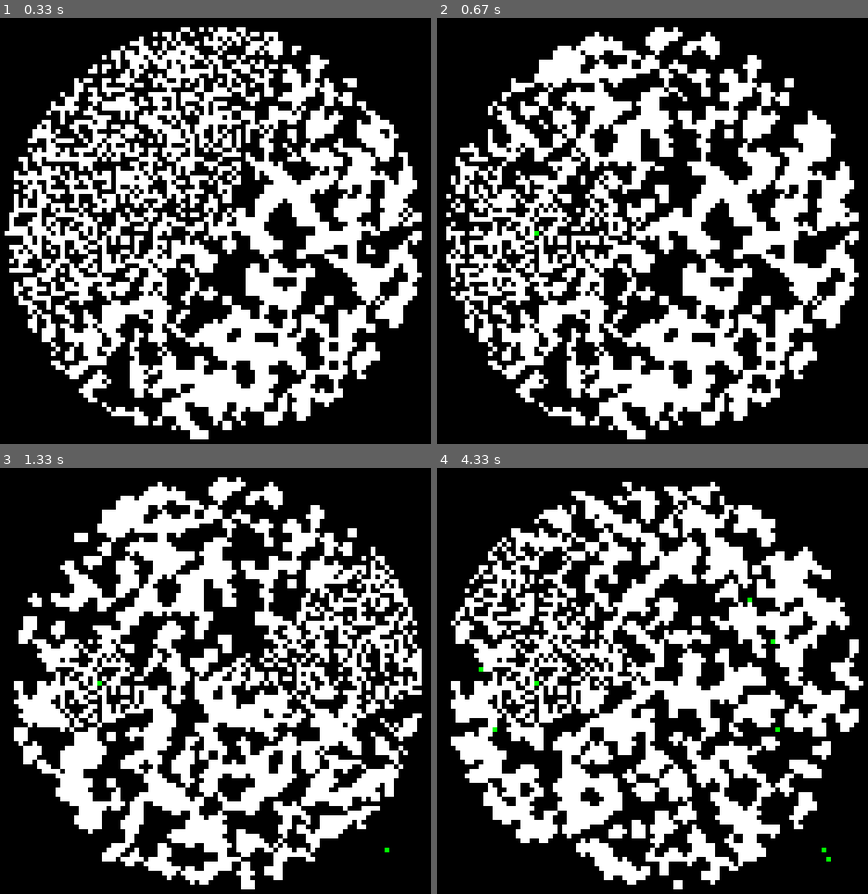
Above: before the commit, frames 1-4 (two rows, left to right).
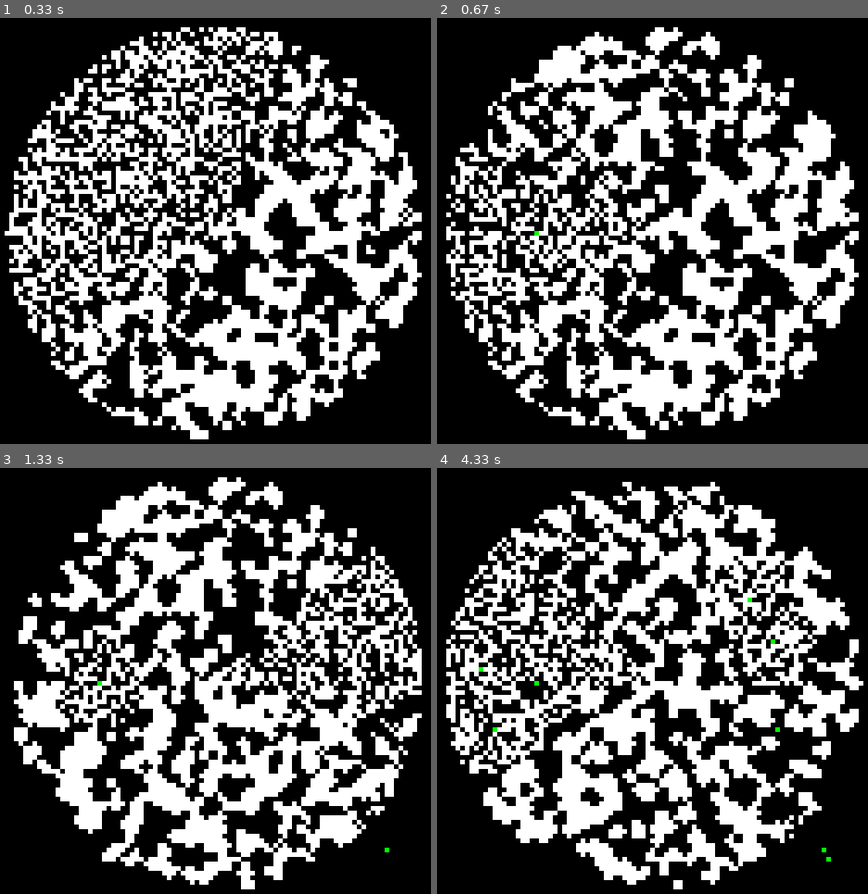
Above: after the commit, the same moments.

Repository: jbachurski/tenebris
Game: pygame game, started from demos/campfire.py
Same seed, same stepped clock (60 frames per second), same inputs: the game is played once before the commit and once after it.
Inputs (mouse positions are in pixels of both pictures, inside the frame that each line leads up to):
- Up to frame 1 (0.33 s): no input
- Up to frame 2 (0.67 s): press the mouse at (652, 260) at 0.37 s; move the mouse to (596, 248) at 0.47 s; release the mouse at (536, 235) at 0.6 s
- Up to frame 3 (1.33 s): press the mouse at (215, 710) at 0.7 s; move the mouse to (301, 778) at 0.8 s; release the mouse at (387, 847) at 0.93 s; press the mouse at (215, 710) at 1.1 s; move the mouse to (129, 689) at 1.2 s; move the mouse to (43, 668) at 1.3 s
- Up to frame 4 (4.33 s): release the mouse at (480, 668) at 1.33 s; press the mouse at (652, 710) at 1.5 s; move the mouse to (738, 783) at 1.6 s; release the mouse at (829, 859) at 1.73 s; press the mouse at (652, 710) at 1.9 s; move the mouse to (712, 676) at 2 s; release the mouse at (773, 638) at 2.13 s; press the mouse at (652, 710) at 2.3 s; move the mouse to (574, 719) at 2.4 s; release the mouse at (497, 727) at 2.53 s; click (751, 595) at 2.83 s; move the mouse to (755, 565) at 3.2 s; click (755, 565) at 3.33 s; click (544, 595) at 3.63 s; move the mouse to (777, 732) at 3.93 s; click (777, 732) at 4.07 s

Frame 1 is identical in both runs. In frame 2, 1.7% of the frame differs, in the area x 12-34%, y 40-61%; in frame 3, 2.2%; in frame 4, 8.3%, in the area x 2-92%, y 17-89%.

Commit message:
Add simple observer

Diff:
--- a/demos/campfire.py
+++ b/demos/campfire.py
@@ -17,8 +17,10 @@
             return (0, 255, 0)
         return res
 
-    def should_force_update(self, i, j):
-        return super().should_force_update(i, j) or ((i, j) in self.sim.past_campfires)
+    def step(self):
+        super().step()
+        for i, j in self.sim.campfires:
+            self.update_cell(i, j)
 
 
 class RadarSimulatorWithCampfires(RadarSimulator):
@@ -42,12 +44,11 @@
     def remove_campfire(self, i, j):
         self.campfires.remove((i, j))
 
-    def calc(self, i, j):
-        res = super().calc(i, j)
-        for ci, cj in self.campfires:
-            if self.norm(i - ci, j - cj) < self.campfire_radius:
-                return self.grid[i][j]
-        return res
+    def protected(self, i, j):
+        return any(
+            self.norm(i - ci, j - cj) < self.campfire_radius
+            for ci, cj in self.campfires
+        )
 
 
 if __name__ == "__main__":
--- /dev/null
+++ b/demos/observer.py
@@ -0,0 +1,70 @@
+import pygame
+from campfire import PygameFrontendWithCampfires, RadarSimulatorWithCampfires
+
+
+class ObserverFrontend(PygameFrontendWithCampfires):
+    def get_colour(self, i, j):
+        if (i, j) == self.sim.ci:
+            return (255, 0, 0)
+        return super().get_colour(i, j)
+
+    def step(self):
+        super().step()
+        self.move()
+
+    def move(self):
+        pressed = pygame.key.get_pressed()
+        i, j = self.sim.ci
+        if pressed[pygame.K_UP]:
+            self.sim.ci = (i - 1, j)
+        if pressed[pygame.K_DOWN]:
+            self.sim.ci = (i + 1, j)
+        if pressed[pygame.K_LEFT]:
+            self.sim.ci = (i, j - 1)
+        if pressed[pygame.K_RIGHT]:
+            self.sim.ci = (i, j + 1)
+        if pressed[pygame.K_RETURN]:
+            self.sim.toggle_campfire(*self.sim.ci)
+        self.update_cell(i, j)
+        self.update_cell(*self.sim.ci)
+
+
+class ObserverSimulator(RadarSimulatorWithCampfires):
+    def __init__(self, *args, innerrad=10, outerrad=15, outestrad=18, **kwargs):
+        assert outerrad >= innerrad
+        super().__init__(*args, **kwargs)
+        self.outerrad = outerrad
+        self.outestrad = outestrad
+        self.ci = (self.width // 2, self.width // 2)
+
+        # Initialise CA without worrying about innerrad for now
+        self.innerrad = 0
+        for _ in range(10):
+            self.step()
+        self.innerrad = innerrad
+
+    def calc(self, i, j):
+        dist = self.norm(i - self.ci[0], j - self.ci[1])
+        if self.innerrad <= dist <= self.outerrad:
+            return super().calc(i, j)
+        if self.outerrad < dist <= self.outestrad and not self.protected(i, j):
+            return self.calc_new_cell(i, j)
+        return self.grid[i][j]
+
+
+if __name__ == "__main__":
+    N = 100
+    s = ObserverSimulator(
+        2 * N + 2,
+        2,
+        6,
+        radii=(0, 9 * N / 10),
+        stepangle=-1,
+        campfire_radius=10,
+        innerrad=20,
+        outerrad=25,
+        outestrad=27,
+    )
+    pf = ObserverFrontend(s, pxsz=3)
+
+    pf.run()
--- a/demos/pygame_disp.py
+++ b/demos/pygame_disp.py
@@ -1,9 +1,10 @@
+import copy
+import time
+
 import pygame
-import time
-import copy
-import math
 
 pygame.init()
+
 
 class PygameFrontend:
     def __init__(self, sim, pxsz=2):
@@ -19,21 +20,32 @@
                     return
                 self.handle(ev)
 
-            prev_grid = copy.deepcopy(self.sim.grid)
-            self.sim.step()
+            self.step()
+            pygame.display.flip()
 
-            for i in range(self.sim.width):
-                for j in range(self.sim.width):
-                    if self.sim.grid[i][j] != prev_grid[i][j] or self.should_force_update(i, j):
-                        col = self.get_colour(i, j)
-                        if self.pxsz == 1:
-                            self.screen.set_at((j, i), col)
-                        else:
-                            pygame.draw.rect(self.screen, col, [j*self.pxsz, i*self.pxsz, self.pxsz, self.pxsz])
+            time.sleep(0.1)
 
-            pygame.display.flip()
-            self.steps += 1
-            time.sleep(0.1)
+    def step(self):
+        prev_grid = copy.deepcopy(self.sim.grid)
+        self.sim.step()
+
+        for i in range(self.sim.width):
+            for j in range(self.sim.width):
+                if self.sim.grid[i][j] != prev_grid[i][j] or self.should_force_update(
+                    i, j
+                ):
+                    self.update_cell(i, j)
+
+        self.steps += 1
+
+    def update_cell(self, i, j):
+        col = self.get_colour(i, j)
+        if self.pxsz == 1:
+            self.screen.set_at((j, i), col)
+        else:
+            pygame.draw.rect(
+                self.screen, col, [j * self.pxsz, i * self.pxsz, self.pxsz, self.pxsz]
+            )
 
     def should_force_update(self, i, j):
         return self.steps == 0
@@ -48,10 +60,12 @@
     def handle(self, ev):
         return
 
+
 if __name__ == "__main__":
     from radar import RadarSimulator
+
     N = 100
-    s = RadarSimulator(2*N+2, 2, 6, radii=(0, 9*N/10), stepangle=0.5)
+    s = RadarSimulator(2 * N + 2, 2, 6, radii=(0, 9 * N / 10), stepangle=0.5)
     pf = PygameFrontend(s, pxsz=3)
 
     pf.run()
--- a/demos/radar.py
+++ b/demos/radar.py
@@ -1,15 +1,17 @@
-import random
 import math
+import time
 
 from sim import Simulator
-import time
+
 
 def within(alpha, beta, delta):
     return (alpha < beta < alpha + delta) or (alpha < beta + math.tau < alpha + delta)
 
+
 class RadarSimulator(Simulator):
     def __init__(self, *args, stepangle=0.2, **kwargs):
         super().__init__(*args, **kwargs)
+        # Use self.stepangle < 0 to turn off radar
         self.stepangle = stepangle
         self.cur = 0
 
@@ -19,14 +21,17 @@
 
     def calc(self, i, j):
         prev_res = super().calc(i, j)
-        x = (i - self.width // 2)
-        y = (j - self.width // 2)
+        if self.stepangle < 0:
+            return prev_res
+        x = i - self.width // 2
+        y = j - self.width // 2
         arg = math.atan2(x, y) % math.tau
         if within(arg, self.cur, math.pi):
             return self.grid[i][j]
         if within(arg, self.cur, 5.5):
             return prev_res
         return self.calc_new_cell(i, j)
+
 
 if __name__ == "__main__":
     s = RadarSimulator(80, 2, 6)
--- a/demos/sim.py
+++ b/demos/sim.py
@@ -1,8 +1,10 @@
 import math
 import random
 
+
 def mk_grid(width):
     return [[0 for _ in range(width)] for _ in range(width)]
+
 
 class Simulator:
     def __init__(self, width, k, b, radii=(1, 38)):
@@ -10,24 +12,35 @@
         self.k = k
         self.b = b
         self.radii = radii
-        self.grid = [[self.calc_new_cell(i, j) for j in range(self.width)] for i in range(self.width)]
+        self.grid = [
+            [self.calc_new_cell(i, j) for j in range(self.width)]
+            for i in range(self.width)
+        ]
 
     def step(self):
-        self.grid = [[self.calc(i, j) for j in range(self.width)] for i in range(self.width)]
+        self.grid = [
+            [self.calc(i, j) for j in range(self.width)] for i in range(self.width)
+        ]
 
     def calc(self, i, j):
+        if self.protected(i, j):
+            return self.grid[i][j]
+
         tot = 0
         for dx in range(-1, 2):
             if 0 <= i + dx < self.width:
                 for dy in range(-1, 2):
                     if 0 <= j + dy < self.width and (dx != 0 or dy != 0):
-                        tot += self.grid[i+dx][j+dy]
+                        tot += self.grid[i + dx][j + dy]
 
         if tot <= self.k:
             return 0
         if tot >= self.b:
             return 1
         return self.grid[i][j]
+
+    def protected(self, i, j):
+        return False
 
     def norm(self, i, j):
         return math.sqrt(i**2 + j**2)
@@ -45,6 +58,7 @@
                 print(".#"[self.grid[i][j]], end="")
             print()
 
+
 if __name__ == "__main__":
     s = Simulator(80, 3, 6)
     x = ""
